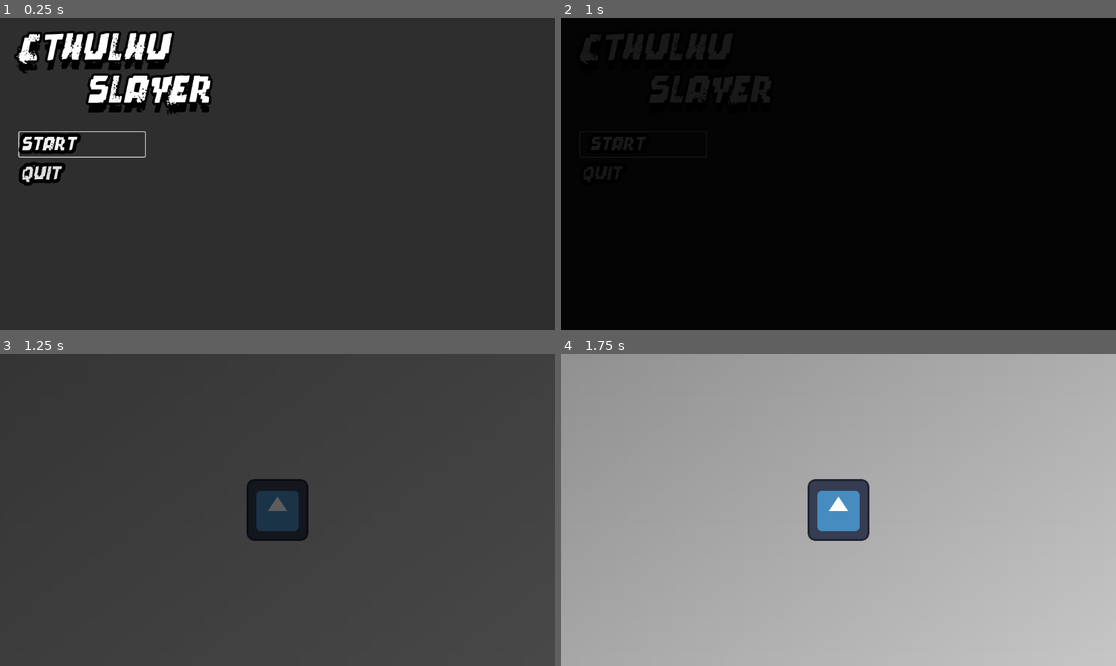
Above: before the commit, frames 1-4 (two rows, left to right).
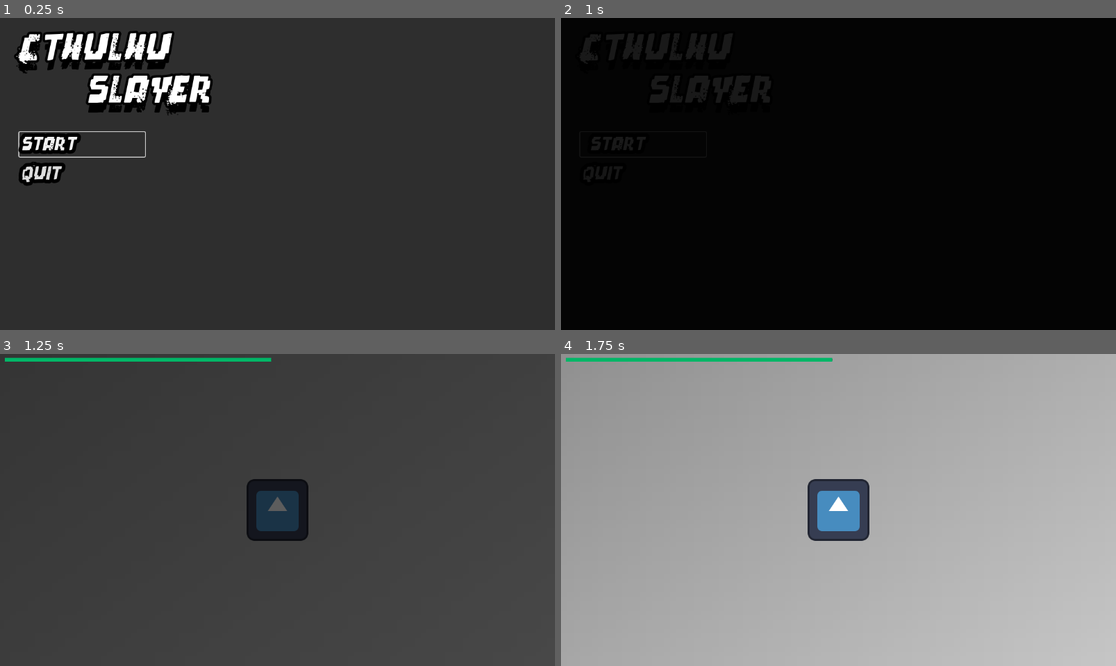
Above: after the commit, the same moments.

Repository: mpelot/Cthulhu-Slayer
Game: Godot game, scene res://UI/Scene/Menu/menu.tscn
The game is run twice, just before and just after one commit, with the same random seed, the same clock (stepped at 60 frames per second) and the same inputs. The engine's default icon, where the game draws it, is replaced by a stand-in: a white triangle on a blue panel in a dark square.
Inputs (mouse positions are in pixels of both pictures, inside the frame that each line leads up to):
- Up to frame 1 (0.25 s): no input
- Up to frame 2 (1 s): click "Start" at 0.5 s
- Up to frame 3 (1.25 s): no input
- Up to frame 4 (1.75 s): move the mouse to (960, 494) at 1.27 s; hold D (Right) from 1.28 s (still down); right-click (960, 494) at 1.35 s

Frames 1-2 are identical in both runs. In frame 3, 0.6% of the frame differs, in the area x 0-49%, y 1-3%; in frame 4, 0.6%.

Commit message:
GameManager,
- Game Manager is an autoload that will be responsible for all variables and function that will need to be used across levels and scenes
-  Player Stats UI component to display the health and potentially other informations

Diff:
--- /dev/null
+++ b/Autoload/game_manager.gd
@@ -0,0 +1,22 @@
+#The game manager is responsible with managing global variables and functions that we will need
+#to propagate through different scene.
+extends Node
+
+signal on_health_change(health: float)
+var health: float = 100 :
+	get:
+		return health
+	set(value):
+		on_health_change.emit(value)
+		if(value >= 100):
+			on_health_full()
+		elif(value <= 0):
+			on_health_empty()
+		health = clamp(value, 0, 100)
+
+
+func on_health_full():
+	pass
+
+func on_health_empty():
+	pass
--- a/Entities/Common/BehaviorMachine/behavior_machine.gd
+++ b/Entities/Common/BehaviorMachine/behavior_machine.gd
@@ -1,8 +1,6 @@
 #Calling all of its behaviors per frame
 extends State
 class_name BehaviorMachine
-
-
 
 var is_in_state_machine: bool = false
 var behaviors : Array[Behavior]
--- /dev/null
+++ b/Entities/Player/UI/Script/player_stats.gd
@@ -0,0 +1,12 @@
+#The script that will be handling the UI
+#components of the player stats (health, weapon materials and so on)
+extends CanvasLayer
+
+@onready var health_bar : Slider = %Healthbar
+
+func _ready():
+	GameManager.on_health_change.connect(update_health_bar)
+
+func update_health_bar(health):
+	health_bar.value = health
+	print(health)
--- /dev/null
+++ b/Entities/Player/UI/player_stats.tscn
@@ -0,0 +1,47 @@
+[gd_scene load_steps=3 format=3 uid="uid://btf6lpn8oxjdx"]
+
+[ext_resource type="Script" path="res://Entities/Player/UI/Script/player_stats.gd" id="1_a1te8"]
+[ext_resource type="Theme" uid="uid://brcgjfbjarm58" path="res://UI/Theme/player_stat.tres" id="2_6aux0"]
+
+[node name="PlayerStats" type="CanvasLayer"]
+script = ExtResource("1_a1te8")
+
+[node name="Stat" type="Control" parent="."]
+layout_mode = 3
+anchors_preset = 15
+anchor_right = 1.0
+anchor_bottom = 1.0
+grow_horizontal = 2
+grow_vertical = 2
+
+[node name="VBoxContainer" type="VBoxContainer" parent="Stat"]
+layout_mode = 1
+anchors_preset = 15
+anchor_right = 1.0
+anchor_bottom = 1.0
+grow_horizontal = 2
+grow_vertical = 2
+
+[node name="HBoxContainer" type="HBoxContainer" parent="Stat/VBoxContainer"]
+layout_mode = 2
+
+[node name="MarginContainer2" type="MarginContainer" parent="Stat/VBoxContainer/HBoxContainer"]
+layout_mode = 2
+size_flags_horizontal = 3
+theme_override_constants/margin_left = 10
+theme_override_constants/margin_top = 4
+theme_override_constants/margin_right = 10
+theme_override_constants/margin_bottom = 10
+
+[node name="Healthbar" type="HSlider" parent="Stat/VBoxContainer/HBoxContainer/MarginContainer2"]
+unique_name_in_owner = true
+layout_mode = 2
+size_flags_horizontal = 3
+theme = ExtResource("2_6aux0")
+value = 100.0
+editable = false
+scrollable = false
+
+[node name="MarginContainer" type="MarginContainer" parent="Stat/VBoxContainer/HBoxContainer"]
+layout_mode = 2
+size_flags_horizontal = 3
--- a/Entities/Player/player.tscn
+++ b/Entities/Player/player.tscn
@@ -1,15 +1,16 @@
-[gd_scene load_steps=7 format=3 uid="uid://cnb72lqryhhy5"]
+[gd_scene load_steps=8 format=3 uid="uid://clwh62jtlg5t8"]
 
 [ext_resource type="Script" path="res://Entities/Common/StateMachine/state_machine.gd" id="1_60xw4"]
 [ext_resource type="Script" path="res://Entities/Common/BehaviorMachine/behavior_machine.gd" id="2_kjgyc"]
 [ext_resource type="Script" path="res://Entities/Player/Script/movement.gd" id="3_0ckey"]
 [ext_resource type="Script" path="res://Entities/Common/HierarchicalMachine/hierarchy_state.gd" id="3_j5e3g"]
 [ext_resource type="Texture2D" uid="uid://cdvpci3o4ehot" path="res://icon.svg" id="4_dqxyr"]
+[ext_resource type="PackedScene" uid="uid://btf6lpn8oxjdx" path="res://Entities/Player/UI/player_stats.tscn" id="6_w7yuo"]
 
 [sub_resource type="RectangleShape2D" id="RectangleShape2D_eby2n"]
 size = Vector2(120, 118)
 
-[node name="Player" type="CharacterBody2D"]
+[node name="Player" type="CharacterBody2D" groups=["Player"]]
 
 [node name="StateMachine (FSM)" type="Node2D" parent="." node_paths=PackedStringArray("initial_state")]
 script = ExtResource("1_60xw4")
@@ -45,3 +46,5 @@
 shape = SubResource("RectangleShape2D_eby2n")
 
 [node name="Camera2D" type="Camera2D" parent="."]
+
+[node name="PlayerStats" parent="." instance=ExtResource("6_w7yuo")]
--- /dev/null
+++ b/UI/Theme/player_stat.tres
@@ -0,0 +1,25 @@
+[gd_resource type="Theme" load_steps=5 format=3 uid="uid://brcgjfbjarm58"]
+
+[sub_resource type="Gradient" id="Gradient_nisec"]
+offsets = PackedFloat32Array(0.00909091, 1)
+colors = PackedColorArray(0, 0, 0, 0, 1, 1, 1, 0)
+
+[sub_resource type="GradientTexture2D" id="GradientTexture2D_ta60u"]
+gradient = SubResource("Gradient_nisec")
+width = 1
+height = 1
+use_hdr = true
+
+[sub_resource type="StyleBoxFlat" id="StyleBoxFlat_ulccy"]
+bg_color = Color(0, 0.715688, 0.404726, 1)
+
+[sub_resource type="StyleBoxFlat" id="StyleBoxFlat_vi14x"]
+bg_color = Color(0.265793, 0.264237, 0.198379, 1)
+
+[resource]
+HSlider/icons/grabber = null
+HSlider/icons/grabber_disabled = SubResource("GradientTexture2D_ta60u")
+HSlider/icons/grabber_highlight = null
+HSlider/icons/tick = null
+HSlider/styles/grabber_area = SubResource("StyleBoxFlat_ulccy")
+HSlider/styles/grabber_area_highlight = SubResource("StyleBoxFlat_vi14x")
--- a/project.godot
+++ b/project.godot
@@ -20,6 +20,7 @@
 MemorySystem="*res://Autoload/memory_system.gd"
 Transition="*res://Autoload/transition.tscn"
 Global="*res://Autoload/global.gd"
+GameManager="*res://Autoload/game_manager.gd"
 
 [file_customization]
 
@@ -29,6 +30,10 @@
 "res://Scenes/": "blue",
 "res://UI/": "green"
 }
+
+[global_group]
+
+Player="The player character"
 
 [input]
 
Not shown: 1 places in Scenes/Gameplay/BaseGameLoop/base_game_loop.tscn that only renumber resources
